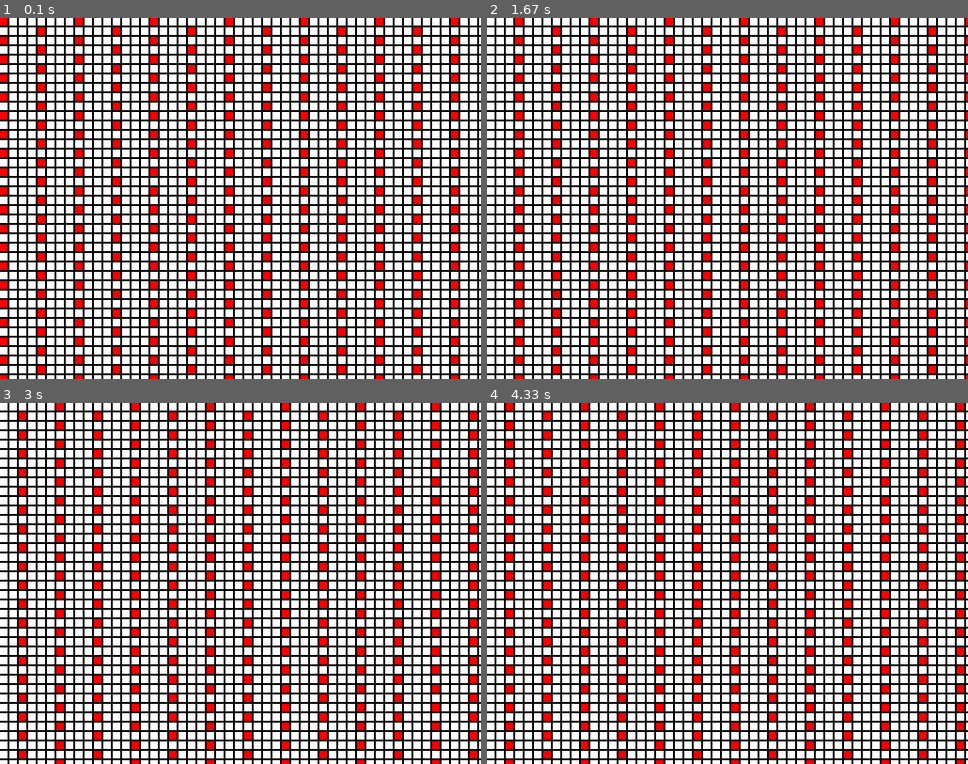
Above: before the commit, frames 1-4 (two rows, left to right).
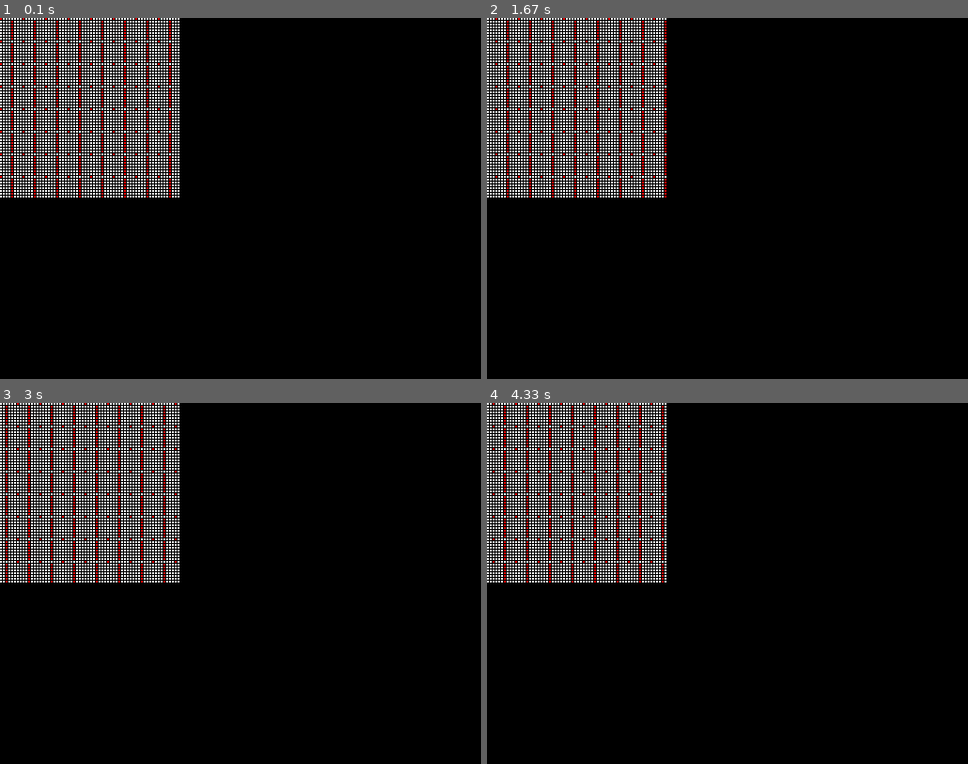
Above: after the commit, the same moments.

Repository: barbeque/Learning
Game: pygame game, started from palettes/animator.py
The game is run twice, just before and just after one commit, with the same random seed, the same clock (stepped at 60 frames per second) and the same inputs.
Inputs:
- Up to frame 1 (0.1 s): no input
- Up to frame 2 (1.67 s): tap Enter at 0.33 s; tap Space at 0.67, 1.07, 1.37, 1.57 s
- Up to frame 3 (3 s): tap Space at 1.9, 2.2, 2.4, 2.7, 2.97 s
- Up to frame 4 (4.33 s): tap Space at 3.3, 3.6, 3.73, 4.13 s

The runs differ from the first frame. In frame 1, 63% of the frame differs, in the area x 0-100%, y 0-100%; in frame 2, 63%; in frame 3, 63%; in frame 4, 63%.

Commit message:
making a better demo

Diff:
--- a/palettes/animator.py
+++ b/palettes/animator.py
@@ -45,10 +45,10 @@
 
 # generate buffer
 buffer = []
-for row in range(0, 150):
+for row in range(0, 64):
 	rowBuffer = []
-	for column in range(0, 150):
-		if row % 2 == 0:
+	for column in range(0, 64):
+		if (row / 4) % 2 == 0:
 			rowBuffer.append(column)
 		else:
 			rowBuffer.append(column + 4)
@@ -62,9 +62,9 @@
 		elif event.type == KEYDOWN:
 			palette = cyclePalette(palette, 1)
 
-	boxSize = 16
+	boxSize = 2
 	boxGap = 1
 
-	drawBuffer(surface, palette, buffer, 8, 2)
+	drawBuffer(surface, palette, buffer, boxSize, boxGap)
 
 	pygame.display.update()
